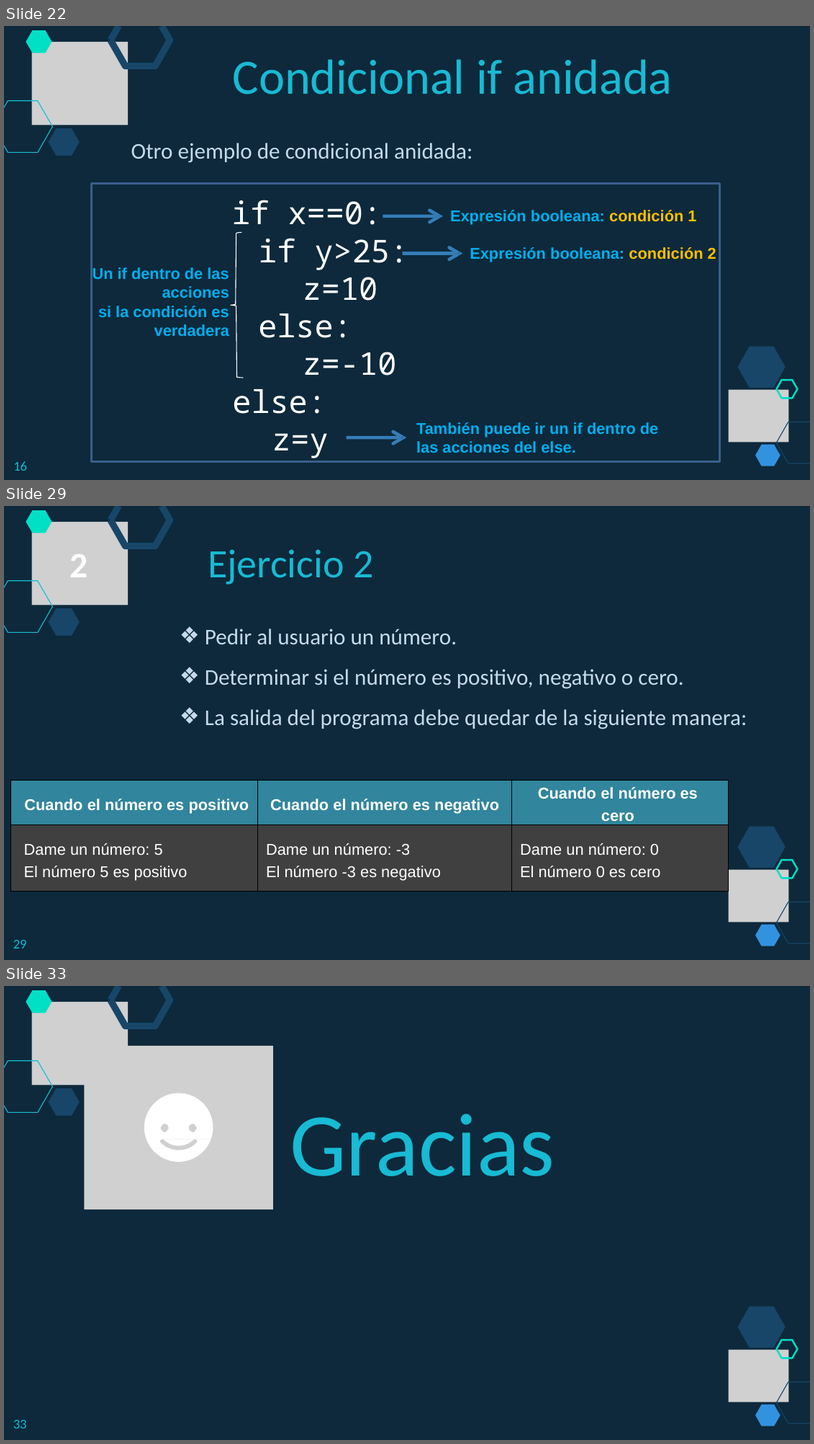
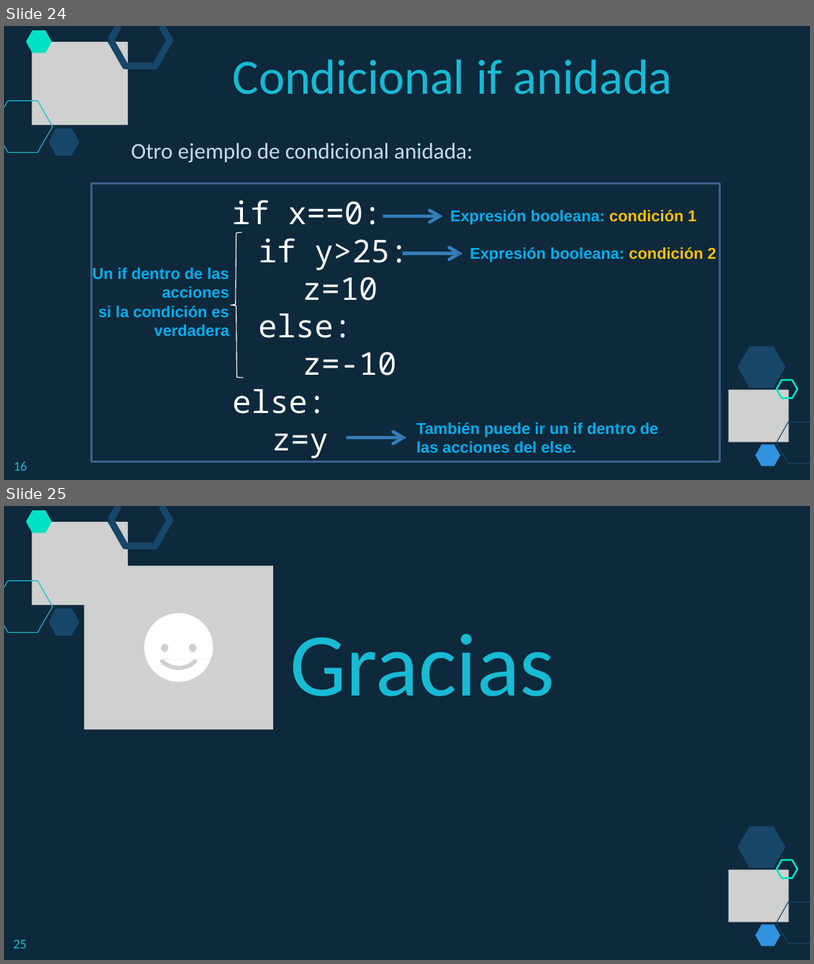
Before and after one commit to lizetheP/PensamientoC, a slide deck: calendario/documentos/4_Condicionales.pptx. Shown one above the other, each under a label of ours: slides 22, 29 and 33 before the commit, slides 24 and 25 after it; the slides between them are not shown. The pictures are 814x1444 and 814x964 pixels, drawn with LibreOffice and Linux fonts; fonts in the diff are those of the drawing; grey boxes stand for pictures. Boxes give left, top, right and bottom in pixels: in the first picture for what was removed or moved away, otherwise in the second. Text is boxed around its words. In the diff, an @@ line names an element or a change of style, - is before the commit and + after.

```diff
--- a/calendario/documentos/4_Condicionales.pptx
+++ b/calendario/documentos/4_Condicionales.pptx
@@ slide 29 removed at box(4, 506, 810, 960), background #FFFFFF; not listed: 1 template element that a slide beside it also shows @@
@@ freeform shape removed at box(26, 511, 52, 533) @@
@@ picture removed at box(31, 521, 127, 605) @@
@@ freeform shape removed at box(111, 506, 170, 546) @@
@@ freeform shape removed at box(111, 506, 118, 520) @@
@@ text removed at box(70, 554, 88, 577) @@
-2
@@ title removed at box(208, 549, 374, 584) @@
-Ejercicio 2
@@ freeform shape removed at box(4, 581, 52, 633) @@
@@ freeform shape removed at box(49, 608, 80, 636) @@
@@ text removed at box(205, 628, 747, 729) @@
-❖ Pedir al usuario un número.
-❖ Determinar si el número es positivo, negativo o cero.
-❖ La salida del programa debe quedar de la siguiente manera:
@@ table removed at box(11, 780, 729, 883), 2 rows, 3 columns @@
-Cuando el número es positivo | Cuando el número es negativo | Cuando el número es cero
-Dame un número: 5 / El número 5 es positivo | Dame un número: -3 / El número -3 es negativo | Dame un número: 0 / El número 0 es cero
@@ freeform shape removed at box(738, 826, 785, 867) @@
@@ picture removed at box(729, 870, 790, 922) @@
@@ freeform shape removed at box(777, 860, 797, 878) @@
@@ freeform shape removed at box(777, 902, 810, 923) @@
@@ freeform shape removed at box(756, 924, 781, 945) @@
@@ freeform shape removed at box(777, 922, 810, 943) @@
@@ page number removed at box(13, 939, 27, 948) @@
-29
@@ what was slide 22 is now slide 24 @@
@@ what was slide 33 is now slide 25 @@
@@ page number at box(13, 939, 27, 948): text changed @@
-33
+25
```
Also in this commit, not shown: 6 slides changed, 7 other slides removed, 10 other files.
